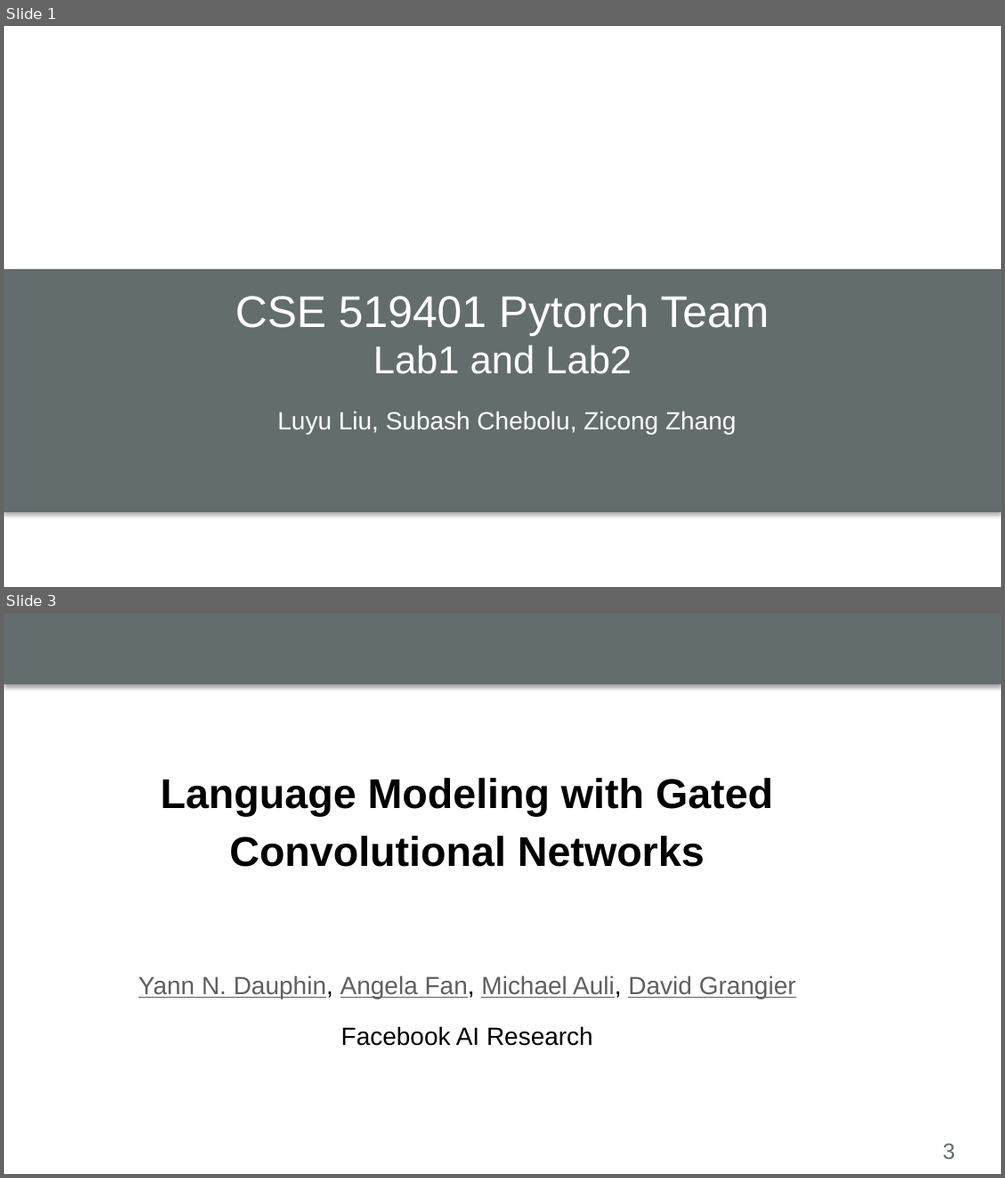
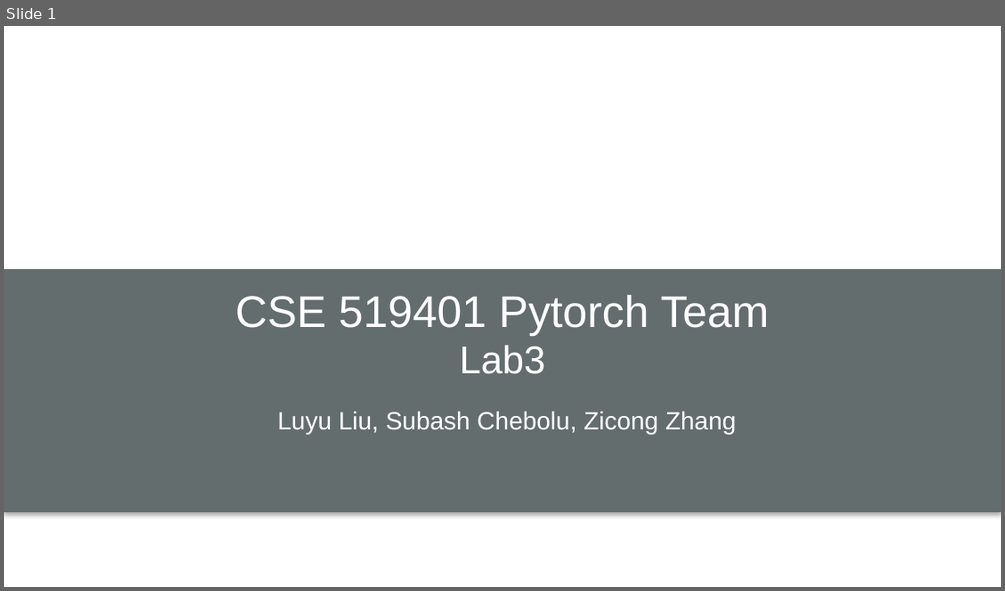
Before and after one commit to luyuliu/CSE-5194, a slide deck: labs/lab3/lab3_present.pptx. Shown one above the other, each under a label of ours: slides 1 and 3 before the commit, slide 1 after it; the slides between them are not shown. The pictures are 1005x1178 and 1005x591 pixels, drawn with LibreOffice and Linux fonts; fonts in the diff are those of the drawing; background and template pictures are left out. Boxes give left, top, right and bottom in pixels: in the first picture for what was removed or moved away, otherwise in the second. Text is boxed around its words. In the diff, an @@ line names an element or a change of style, - is before the commit and + after.

```diff
--- a/labs/lab3/lab3_present.pptx
+++ b/labs/lab3/lab3_present.pptx
@@ slide 3 removed at <box>4,613,1001,1174</box>, background #FFFFFF @@
@@ rectangle removed at <box>4,613,1001,685</box> @@
@@ text removed at <box>75,755,859,1115</box> @@
-Language Modeling with Gated Convolutional Networks
-Yann N. Dauphin, Angela Fan, Michael Auli, David Grangier
-Facebook AI Research
@@ page number removed at <box>943,1143,955,1159</box> @@
-3
@@ slide 1 changed as well @@
@@ text at <box>460,345,546,374</box>: text changed @@
-Lab1 and Lab2
+Lab3
```
Also in this commit, not shown: 4 slides added, 3 other slides removed.
